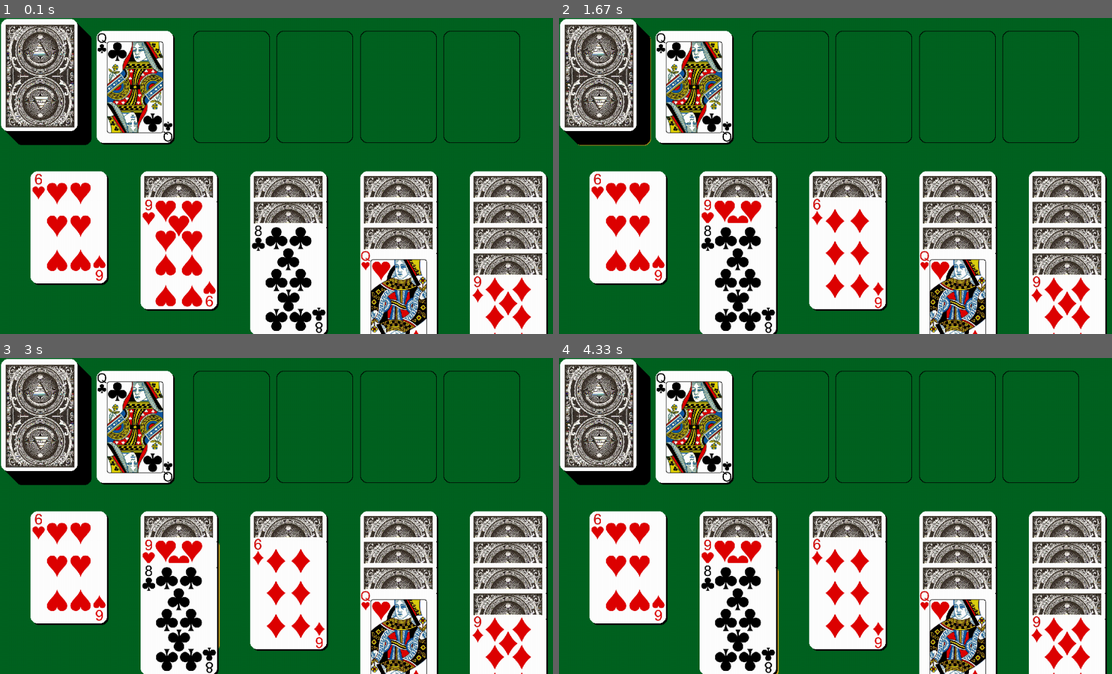
Above: before the commit, frames 1-4 (two rows, left to right).
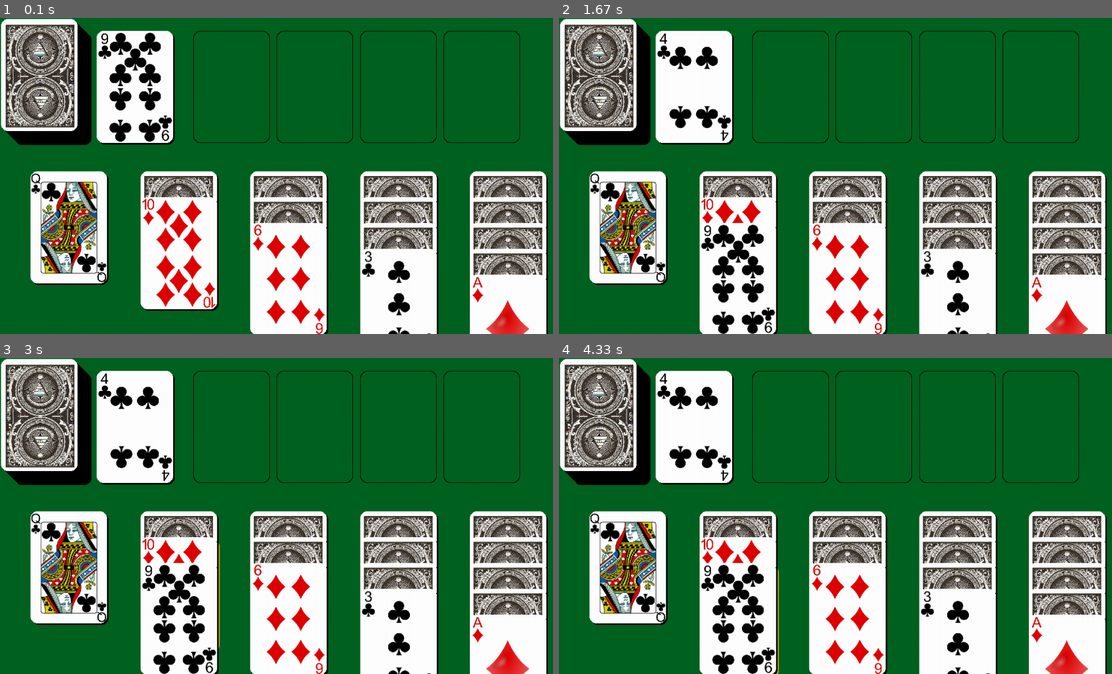
Above: after the commit, the same moments.

Repository: unluckycord/NewPygame
Game: pygame game, started from Main.py
Two runs of this game, one before a commit and one after it. Both use one fixed random seed, a clock stepped at 60 frames per second and the inputs below.
Inputs (mouse positions are in pixels of both pictures, inside the frame that each line leads up to):
- Up to frame 1 (0.1 s): no input
- Up to frame 2 (1.67 s): press the mouse at (741, 251) at 0.37 s; move the mouse to (829, 223) at 0.47 s; release the mouse at (918, 201) at 0.6 s; press the mouse at (741, 251) at 0.7 s; move the mouse to (702, 236) at 0.8 s; release the mouse at (658, 220) at 0.93 s; press the mouse at (741, 251) at 1.03 s; move the mouse to (896, 264) at 1.13 s; release the mouse at (1045, 283) at 1.27 s; click (686, 131) at 1.38 s
- Up to frame 3 (3 s): click (376, 626) at 1.72 s; click (116, 452) at 2.05 s; tap C at 2.33 s; click (215, 547) at 2.72 s
- Up to frame 4 (4.33 s): press the mouse at (774, 547) at 3.03 s; move the mouse to (857, 582) at 3.13 s; release the mouse at (946, 613) at 3.27 s; press the mouse at (774, 547) at 3.37 s; move the mouse to (907, 591) at 3.47 s; release the mouse at (1045, 636) at 3.6 s; press the mouse at (774, 547) at 3.7 s; move the mouse to (802, 547) at 3.8 s; release the mouse at (829, 544) at 3.93 s; click (752, 604) at 4.05 s

The runs differ from the first frame. In frame 1, 12% of the frame differs, in the area x 5-97%, y 4-100%; in frame 2, 14%, in the area x 3-97%, y 4-100%; in frame 3, 13%; in frame 4, 13%.

Commit message:
cards can be drawn from deck and stacked on other cards

Diff:
--- a/DealCards.py
+++ b/DealCards.py
@@ -1,4 +1,4 @@
-import random, ListOfCards
+import random, ListOfCards,pygame,Assets
 def randomRankAndSuit():
     suitSwitcher = random.randrange(1,4,1)
     suit = None
@@ -24,4 +24,5 @@
     ListOfCards.listOfActiveCards.pop(0)
     ListOfCards.cardStackOject.append(tempValObj)
     ListOfCards.cardStackOject.pop(0)
+    ListOfCards.cardStackOject[0].cardRect = pygame.Rect(220*Assets.scalingVal,30*Assets.scalingVal,Assets.CARDWIDTH,Assets.CARDHEIGHT)
     return tempVal
--- a/GameLoop.py
+++ b/GameLoop.py
@@ -6,7 +6,6 @@
     print("passed")
     #the great card migration
     if(currentCardTableau.isStackedInDeck):
-        print(ListOfCards.cardStackOject)
         ListOfCards.tableauObj[prevCard.col].append(ListOfCards.cardStackOject[0])
         ListOfCards.tableauObj[prevCard.col][prevCard.row].cardStack.append(prevCard)
         ListOfCards.tableauObj[prevCard.col][prevCard.row].cardStack.append(currentCardTableau)
@@ -16,7 +15,7 @@
         DealCards.drawCardFromDeck()
         ListOfCards.tableauObj[prevCard.col][len(ListOfCards.tableauObj[prevCard.col])-1].row = len(ListOfCards.tableauObj[prevCard.col])-1
         ListOfCards.tableauObj[prevCard.col][currentCardTableau.row].col = prevCard.col
-        print(ListOfCards.cardStackOject)
+        ListOfCards.tableauObj[currentCardTableau.col][currentCardTableau.row].cardUpOrDown = "UP"
     if(currentCardTableau.isStacked):
         for i in range(len(currentCardTableau.cardStack)):
             ListOfCards.tableauObj[prevCard.col].append(currentCardTableau.cardStack[i])
@@ -48,26 +47,19 @@
     currentTickDrawCard,currentTickAnimation = pygame.time.get_ticks(),pygame.time.get_ticks()
     renderCheck,grabCheck = False,False
     DealCards.shuffle()
-    currentCard = DealCards.drawCardFromDeck()
     ListOfCards.cardStackOject.clear()
 
     mousex,mousey = pygame.mouse.get_pos()
     mouseRect = pygame.Rect(mousex,mousey,20,20)
 
-    cardStackLocationX,cardStackLocationY = 440*Assets.scalingVal, 30*Assets.scalingVal
-    offset = 190*Assets.scalingVal
-    stackList = []
-    for i in range(4):
-        stackList.append(pygame.Rect(cardStackLocationX+offset*i,cardStackLocationY, Assets.CARDWIDTH,Assets.CARDHEIGHT))
-
-    DrawnCard = Card.Card(currentCard, "UP", pygame.Rect(220*Assets.scalingVal,30*Assets.scalingVal,Assets.CARDWIDTH,Assets.CARDHEIGHT),100,100)
-
     pileLocationX, pileLocationY = 30*Assets.scalingVal,30*Assets.scalingVal
     pileLocationShadow = []
+    #the pile shadow
     for i in range (9):
         pileLocationShadow.append(pygame.Rect(pileLocationX+4+(i*-3),pileLocationY+4+(i*-3), Assets.CARDWIDTH,Assets.CARDHEIGHT))
 
     tableauCardlocationx,tableauCardlocationy = -180*Assets.scalingVal,350*Assets.scalingVal
+    #the tableau
     for i in range(8):
         for f in range(i):
             if(f+1<i):
@@ -76,10 +68,20 @@
                 ListOfCards.tableauObj[i].append(Card.Card(ListOfCards.listOfActiveCards[0], "UP", pygame.Rect(tableauCardlocationx+(250*Assets.scalingVal*i),tableauCardlocationy+(50*f),Assets.CARDWIDTH,Assets.CARDHEIGHT),i-1,f))
             ListOfCards.tableauObj[i][f].isStackedInDeck=False
             ListOfCards.listOfActiveCards.pop(0)
+    cardStackLocationX,cardStackLocationY = 440*Assets.scalingVal, 30*Assets.scalingVal
+    offset = 190*Assets.scalingVal
+    stackList = []
+    #where cards are stacked
+    for i in range(4):
+        stackList.append(pygame.Rect(cardStackLocationX+offset*i,cardStackLocationY, Assets.CARDWIDTH,Assets.CARDHEIGHT))
 
+    #currentCard = DealCards.drawCardFromDeck()
+    #DrawnCard = Card.Card(currentCard, "UP", pygame.Rect(220*Assets.scalingVal,30*Assets.scalingVal,Assets.CARDWIDTH,Assets.CARDHEIGHT),100,100)
+    #the cards remaining within deck
     for i in range(len(ListOfCards.listOfActiveCards)):
         ListOfCards.cardStackOject.append(Card.Card(ListOfCards.listOfActiveCards[i], "DOWN", pygame.Rect(30*Assets.scalingVal,30*Assets.scalingVal,Assets.CARDWIDTH,Assets.CARDHEIGHT),0,0))
-
+    ListOfCards.cardStackOject[0].cardRect = pygame.Rect(220*Assets.scalingVal,30*Assets.scalingVal,Assets.CARDWIDTH,Assets.CARDHEIGHT)
+    ListOfCards.cardStackOject[0].cardUpOrDown = "UP"
     currentCardTableau = None
     prevCard = None
     grabCheck = False
@@ -105,19 +107,19 @@
             prevCard = None
             currentCard = None
 
-        if mouseInput == (0, 0, 1) and nowDraw - currentTickDrawCard  >= 200 and pygame.Rect.colliderect(mouseRect,DrawnCard.cardRect):
-            DrawnCard.cardlocationx-=22*Assets.scalingVal
-            DrawnCard.cardlocationy-=3*Assets.scalingVal
+        if mouseInput == (0, 0, 1) and nowDraw - currentTickDrawCard  >= 200 and pygame.Rect.colliderect(mouseRect,ListOfCards.cardStackOject[0].cardRect):
+            ListOfCards.cardStackOject[0].cardlocationx-=22*Assets.scalingVal
+            ListOfCards.cardStackOject[0].cardlocationy-=3*Assets.scalingVal
             currentTickAnimation = nowAnimate
             Assets.cardFlick.play()
-            DrawnCard.cardlocationx+=22*Assets.scalingVal
-            DrawnCard.cardlocationy+=3*Assets.scalingVal
-            currentCard = DealCards.drawCardFromDeck()
+            ListOfCards.cardStackOject[0].cardlocationx+=22*Assets.scalingVal
+            ListOfCards.cardStackOject[0].cardlocationy+=3*Assets.scalingVal
+            DealCards.drawCardFromDeck()
             flipCardCheck = True
             currentTickDrawCard = nowDraw
         else:
             flipCardCheck = False
-        if(mouseInput == (1,0,0) and pygame.Rect.colliderect(DrawnCard.cardRect, mouseRect)):
+        if(mouseInput == (1,0,0) and pygame.Rect.colliderect(ListOfCards.cardStackOject[0].cardRect, mouseRect)):
             currentCardTableau = ListOfCards.cardStackOject[0]
             if(prevCard == None):
                 prevCard = ListOfCards.cardStackOject[0]
@@ -130,20 +132,13 @@
                     if(prevCard == None):
                         prevCard = ListOfCards.tableauObj[i][f]
                     grabCheck = True
-
-                    if(prevCard.isStacked == False and currentCardTableau.rank+1 == prevCard.rank and currentCardTableau.colorIndex != prevCard.colorIndex):
-                        cardMove(currentCardTableau,prevCard)
-                        Assets.cardFlick.play()
-                        grabCheck = False
-                        prevCard = None
-                        currentCard = None
-        if(prevCard!=None and currentCard!=None):
+        if(prevCard!=None and currentCardTableau!=None):
             if(prevCard.isStacked == False and currentCardTableau.rank+1 == prevCard.rank and currentCardTableau.colorIndex != prevCard.colorIndex):
                 cardMove(currentCardTableau,prevCard)
                 Assets.cardFlick.play()
                 grabCheck = False
                 prevCard = None
                 currentCard = None
-        PaintGame.drawWindow(flipCardCheck,grabCheck, DrawnCard, currentCard,mouseRect,DrawnCard.cardRect,stackList,currentCardTableau,pileLocationShadow)
+        PaintGame.drawWindow(flipCardCheck,grabCheck,mouseRect,stackList,currentCardTableau,pileLocationShadow)
         pygame.display.update()
     pygame.quit()
--- a/PaintGame.py
+++ b/PaintGame.py
@@ -48,16 +48,16 @@
 
 
 
-def drawWindow(flipCardCheck,grabCheck,activeCard,currentCard,mouseRect,cardLocationRect,stackList,currentCardTableau,pileLocationShadow):
+def drawWindow(flipCardCheck,grabCheck,mouseRect,stackList,currentCardTableau,pileLocationShadow):
 
     Assets.WIN.fill(Assets.GREEN)
     if flipCardCheck:
-        newval= currentCard
-        activeCard.setCard(newval)
-        activeCard.rankandsuit=newval
+        newval= ListOfCards.cardStackOject[0].rankandsuit
+        ListOfCards.cardStackOject[0].setCard(newval)
+        ListOfCards.cardStackOject[0].rankandsuit=newval
     #print(testCard.rankandsuit, renderCheck)
     drawHighlight(grabCheck,currentCardTableau)
-    drawCard(cardLocationRect,activeCard.card)
+    drawCard(ListOfCards.cardStackOject[0].cardRect,ListOfCards.cardStackOject[0].card)
     drawDeckOfCards(pileLocationShadow)
     drawCardStackLocation(stackList)
     drawTableau()
